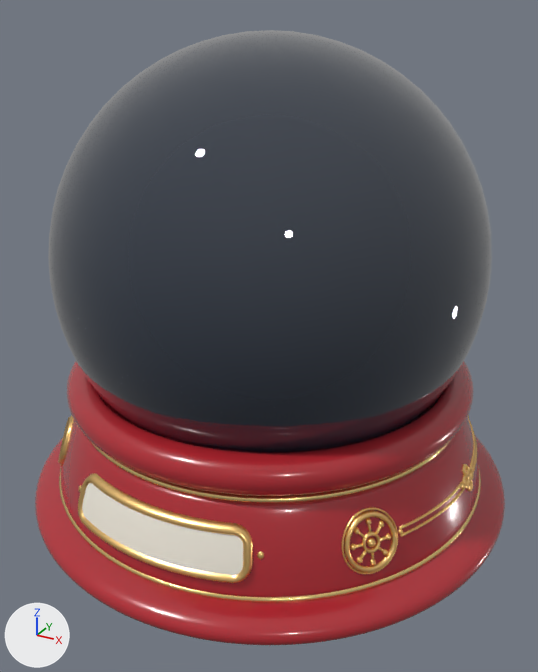
The glTF model public/models/newyear.glb: old version first, new version second.
Camera for both pictures: a 50 mm lens placed at (1.62, -2.95, 1.63), pointed at (0.05, -0.1, 0.21). Lighting does not change. The marker at lower left points along +X, +Y and +Z. The older version comes first. Where no turn or scale is listed for an object, it has been applied to the vertices.

The first picture shows 'w_Base_Body', 'w_Base_GoldRim_Bottom', 'w_Base_GoldRim_Top', 'w_Base_Nameplate', 'w_Base_NameplateFrame', 'w_Base_Relief_newyear', 'w_Glass_Dome'.
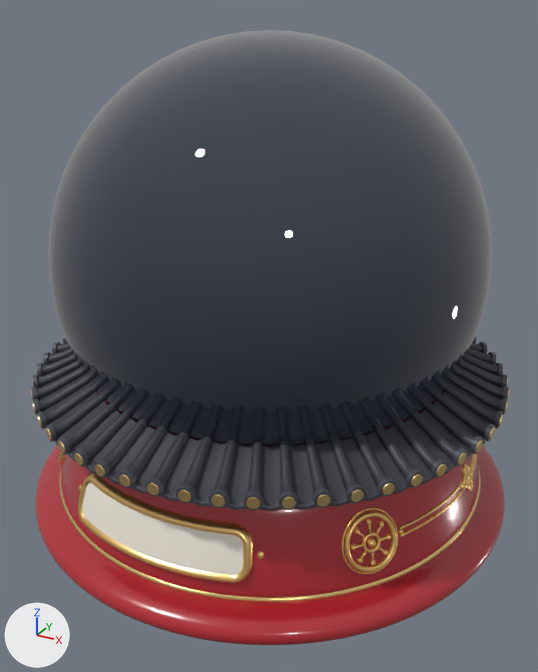
Boxes [x1, y1, x2, y2] around the edits, measured in the pictures (538 x 672 px):
'w_Base_Eave', added
    after: [31, 336, 509, 511]
    faces in mat_w_wall_tile (dark grey #3a3c44): [36, 343, 504, 507]
    faces in mat_w_wall_tileend (dark grey #4a4d57): [31, 336, 509, 511]
    faces in mat_w_gold (beige #ffdd95): [31, 368, 509, 509]
'w_Base_GoldRim_Top', unchanged, covered by the edit
    before: [88, 439, 452, 503]

The edits, one by one:
Mesh me_base_eave is new.
It has 7280 vertices, 13440 faces and spans x -1.14..1.14, y -1.14..1.14, z -0.11..0.11.
Faces by material slot: [8512, 2912, 2016].
It uses material mat_w_wall_tile (dark grey #3a3c44).
It uses material mat_w_wall_tileend (dark grey #4a4d57).
It uses material mat_w_gold (beige #ffdd95).
Object 'w_Base_Eave' (ob_w_base_eave) is new; it shows me_base_eave.
Its location is (0.0, 0.0, 0.007).
